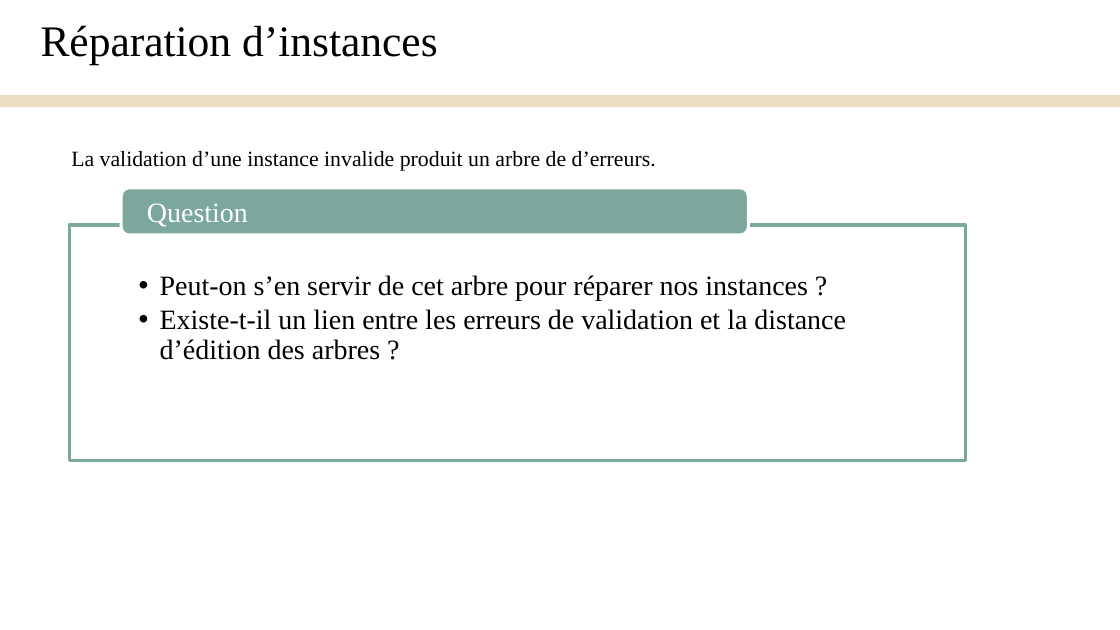
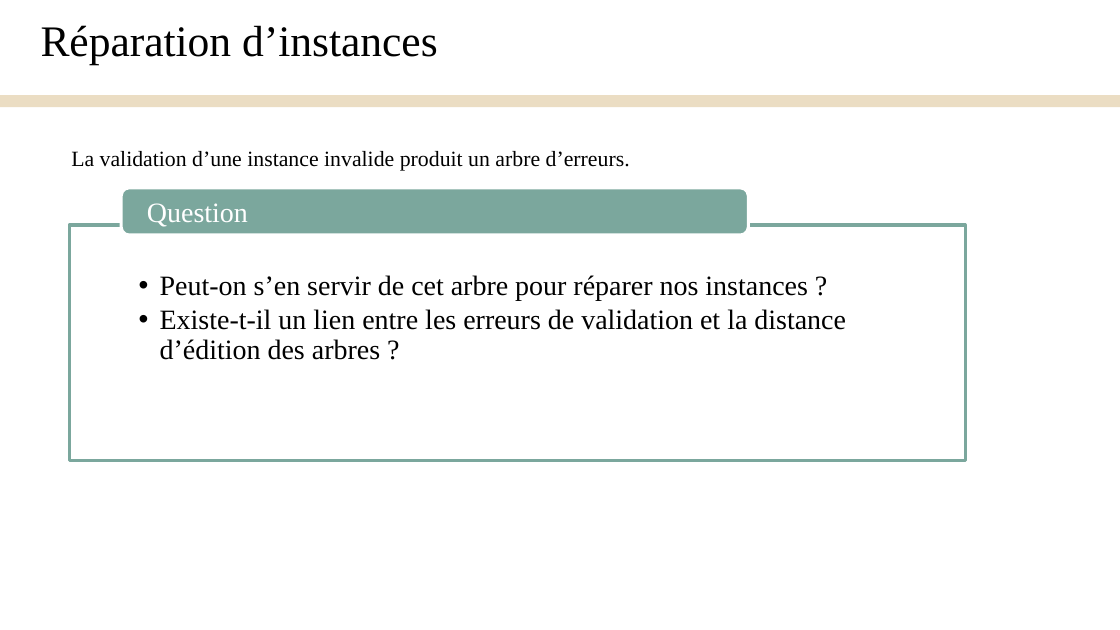
Before and after one commit to Yanis540/PSTL-M1, a slide deck: slide 14 of rapport/Présentation_Finale.pptx. Drawn at 1120x630 pixels with LibreOffice and Linux fonts; fonts in the diff are those of the drawing. Boxes give left, top, right and bottom in pixels: in the first picture for what was removed or moved away, otherwise in the second. Text is boxed around its words. In the diff, an @@ line names an element or a change of style, - is before the commit and + after.

```diff
--- a/rapport/Présentation_Finale.pptx
+++ b/rapport/Présentation_Finale.pptx
@@ text at (x1=71, y1=151, x2=630, y2=171): text changed @@
-La validation d’une instance invalide produit un arbre de d’erreurs.
+La validation d’une instance invalide produit un arbre d’erreurs.
```
Also in this commit, not shown: 2 other slides changed, 3 slides added, 10 other files.
